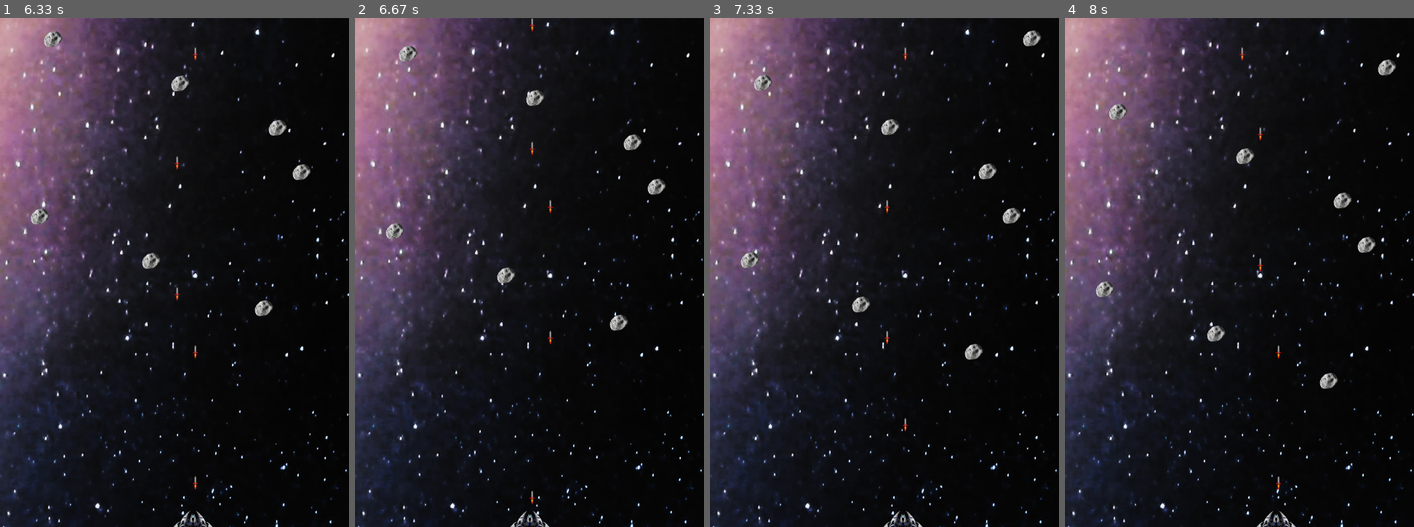
Above: before the commit, frames 1-4 (left to right).
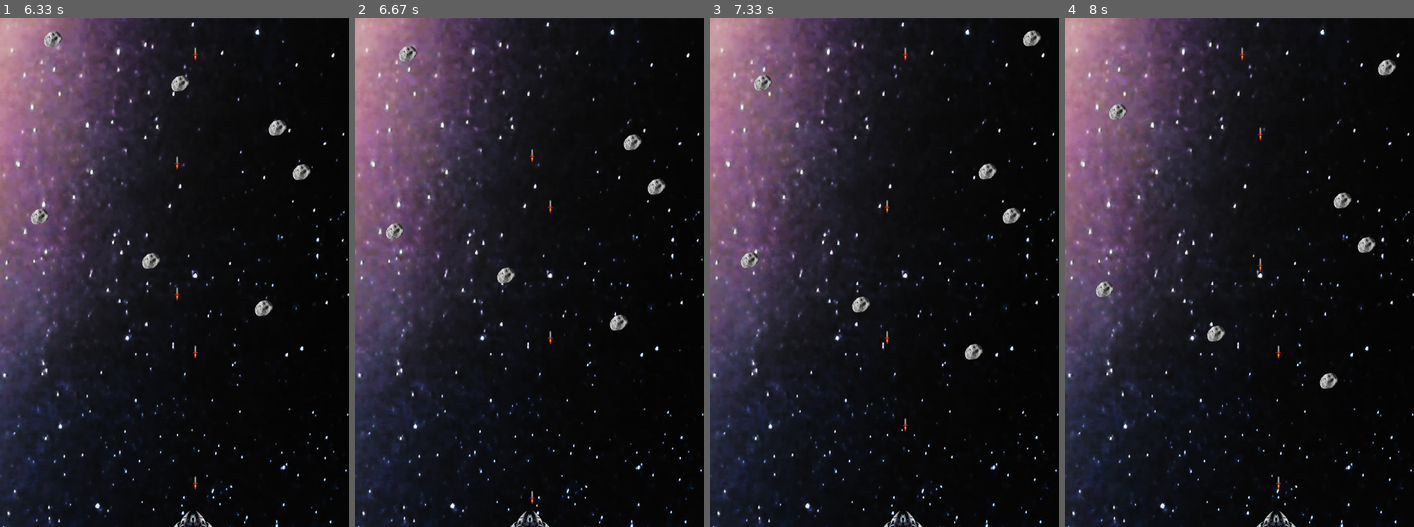
Above: after the commit, the same moments.

Repository: Agustin2211/Python
Game: pygame game, started from Juego de Meteoritos/meteoritos.py
Two runs of this game, one before a commit and one after it. Both use one fixed random seed, a clock stepped at 60 frames per second and the inputs below.
Inputs:
- Up to frame 1 (6.33 s): tap Space at 0.33, 0.73, 1.03, 1.23, 1.53, 1.73, 2.03, 2.3, 2.6, 2.73, 3.03, 3.4, 3.7, 3.9, 4.2, 4.4, 4.7, 4.9, 5.2, 5.47, 5.77, 5.9, 6.2 s; hold Right 0.67-1.13 s; hold Right 1.17-1.63 s; hold Left 1.67-2.2 s; hold Left 2.23-2.63 s; hold Right 2.67-3.3 s; hold Left 3.33-3.8 s; hold Right 3.83-4.3 s; hold Right 4.33-4.8 s; hold Left 4.83-5.37 s; hold Left 5.4-5.8 s; hold Right from 5.83 s (still down)
- Up to frame 2 (6.67 s): release Right at 6.47 s; hold Left from 6.5 s (still down); tap Space at 6.57 s
- Up to frame 3 (7.33 s): tap Space at 6.87, 7.07 s; release Left at 6.97 s; hold Right from 7 s (still down)
- Up to frame 4 (8 s): tap Space at 7.37, 7.57, 7.87 s; release Right at 7.47 s; hold Right 7.5-7.97 s

Frame 1 is identical in both runs. In frame 2, 0.2% of the frame differs, in the area x 48-55%, y 0-29%; in frame 3, 0.1%; in frame 4, 0.1%.

Commit message:
Colisiones Y Sonidos Cargados

Diff:
--- a/Juego de Meteoritos/clases/asteroide.py
+++ b/Juego de Meteoritos/clases/asteroide.py
@@ -5,7 +5,7 @@
         pygame.sprite.Sprite.__init__(self)
         self.imagenAsteroide = pygame.image.load("C:/Users/Agustín/GitHub/Python/Juego de Meteoritos/resources/image/asteroide.png")
         self.rect = self.imagenAsteroide.get_rect()
-        self.velocidad = 0.50
+        self.velocidad = 1
         self.rect.top = posY
         self.rect.left = posX
         self.listaAsteroides = []
--- a/Juego de Meteoritos/clases/jugador.py
+++ b/Juego de Meteoritos/clases/jugador.py
@@ -11,6 +11,7 @@
         self.velocidad = 25
         self.vida = True
         self.listaDisparo = []
+        self.sonidoDisparo = pygame.mixer.Sound("C:/Users/Agustín/GitHub/Python/Juego de Meteoritos/resources/sounds/disparos.aiff")
 
     def mover(self):
         if (self.vida == True):
@@ -22,6 +23,8 @@
     def disparar(self, x, y):
         misil = disparo.Misil(x, y)
         self.listaDisparo.append(misil)
+        self.sonidoDisparo.play()
+
 
     def dibujar(self, superficie):
         if self.vida == True:
--- a/Juego de Meteoritos/meteoritos.py
+++ b/Juego de Meteoritos/meteoritos.py
@@ -25,6 +25,13 @@
     nave = jugador.Nave()
     contador = 0
 
+    #SONIDOS
+
+    pygame.mixer.music.load("C:/Users/Agustín/GitHub/Python/Juego de Meteoritos/resources/sounds/fondo.wav")
+    pygame.mixer.music.play(3)
+    sonidoColision = pygame.mixer.Sound("C:/Users/Agustín/GitHub/Python/Juego de Meteoritos/resources/sounds/colision.aiff")
+
+
     #CICLO DEL JUEGO
     while True:
 
@@ -42,6 +49,11 @@
                 i.recorrido()
                 if(i.rect.top > ALTO):
                     listaAsteroide.remove(i)
+                else:
+                    if(i.rect.colliderect(nave.rect)):
+                        listaAsteroide.remove(i)
+                        sonidoColision.play()
+                        #gameOver()
 
         if len(nave.listaDisparo) > 0:
             for i in nave.listaDisparo:
@@ -49,8 +61,15 @@
                 i.recorrido()
                 if i.rect.top < -10:
                     nave.listaDisparo.remove(i)
+                else:
+                    for meteoritos in listaAsteroide:
+                        if(i.rect.colliderect(meteoritos)):
+                            listaAsteroide.remove(meteoritos)
+                            nave.listaDisparo.remove(i)
 
         nave.mover()
+
+
 
         for evento in pygame.event.get():
             if evento.type == QUIT:
